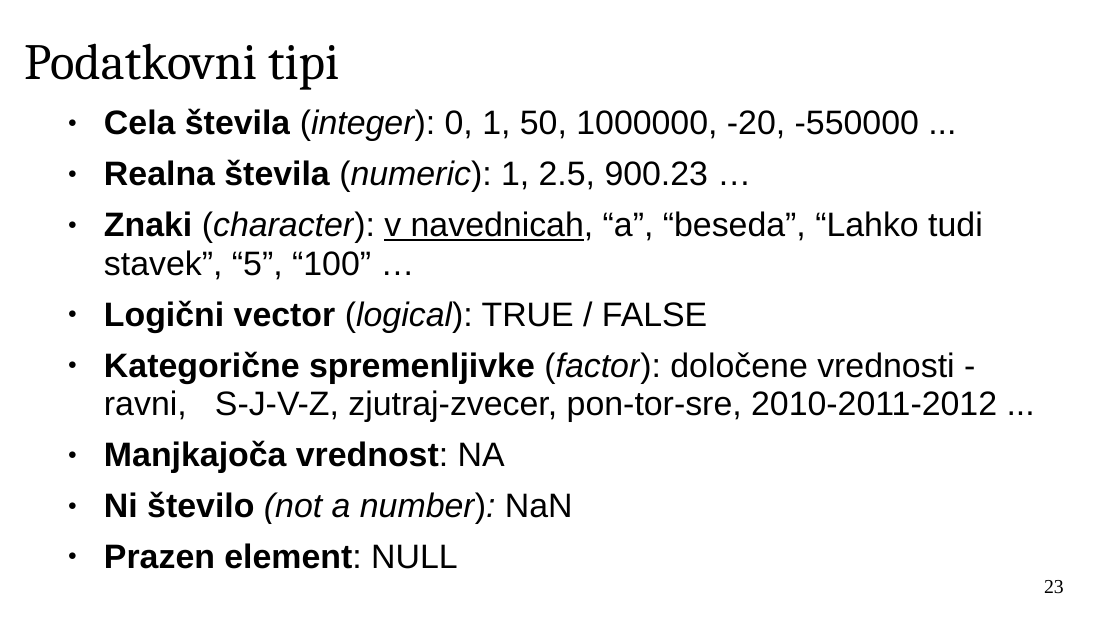
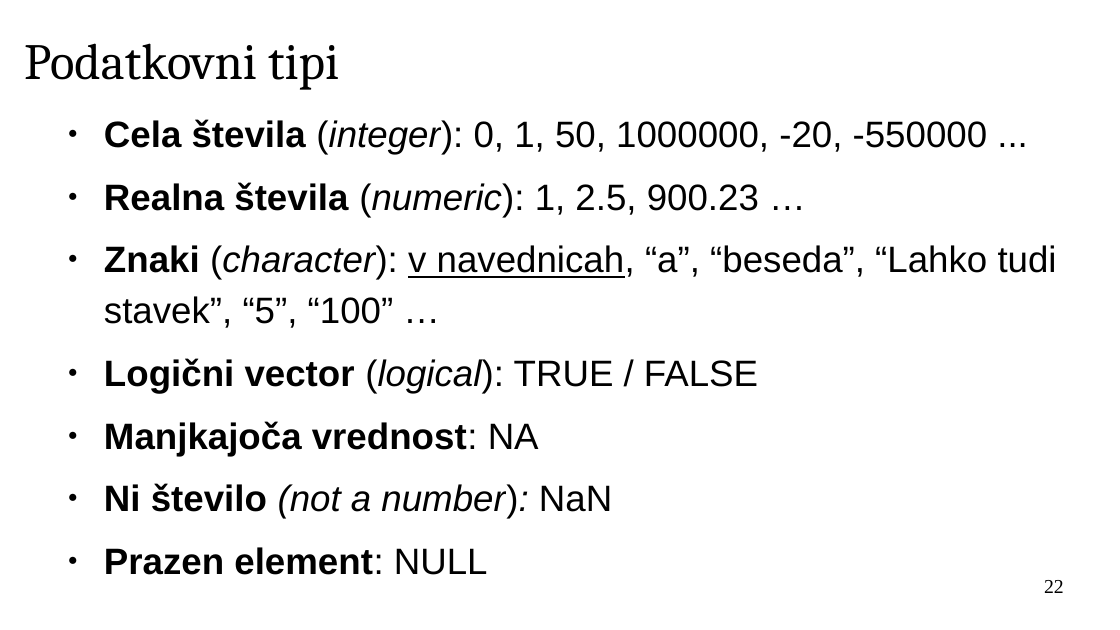
Before and after one commit to janaobsteter/R_tecaj, a slide deck: slide 22 of ModulA/IT_Rtecaj_ModulA.odp (slide 23 before the commit). Drawn at 1120x630 pixels with LibreOffice and Linux fonts; fonts in the diff are those of the drawing; background and template pictures are left out. Boxes give left, top, right and bottom in pixels: in the first picture for what was removed or moved away, otherwise in the second. Text is boxed around its words. In the diff, an @@ line names an element or a change of style, - is before the commit and + after.

```diff
--- a/ModulA/IT_Rtecaj_ModulA.odp
+++ b/ModulA/IT_Rtecaj_ModulA.odp
@@ text "Cela števila (integer): 0, 1, ..." at (104,119,1057,575): size 24.1 to 26 pt; line spacing 0.95 to 1.15 @@
@@ text at (104,351,997,422): paragraph removed @@
-● Kategorične spremenljivke (factor): določene vrednosti - ravni, S-J-V-Z, zjutraj-zvecer, pon-tor-sre, 2010-2011-2012 ...
@@ page number at (1044,580,1064,593): text changed @@
-23
+22
```
Also in this commit, not shown: 17 other slides changed, 1 slide added, 6 other files.
